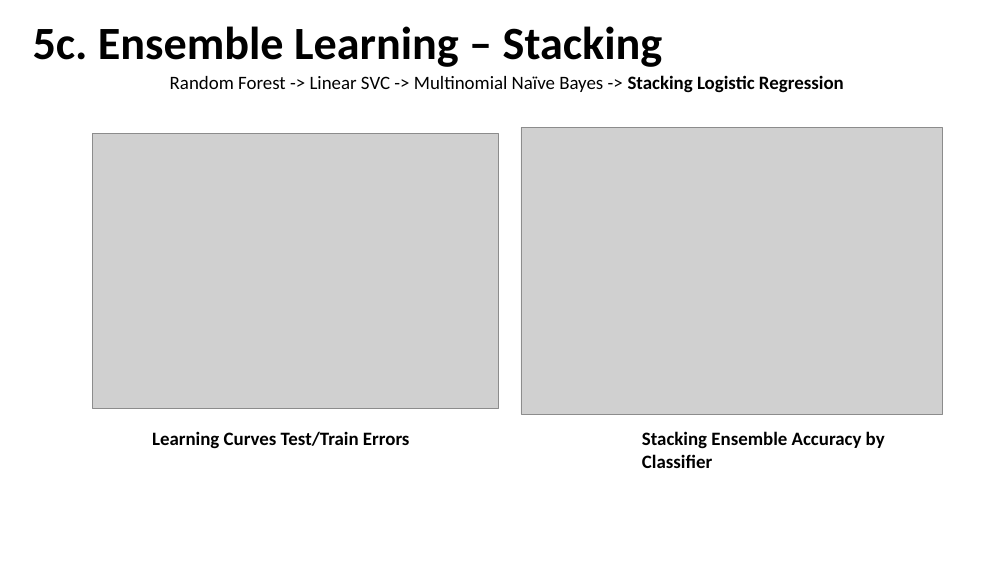
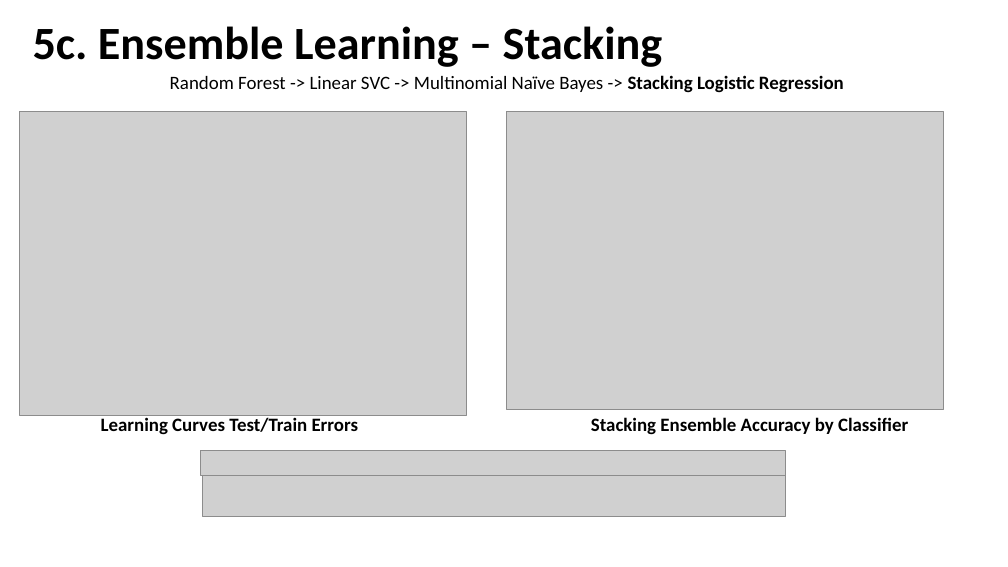
Before and after one commit to CSML1010-3-2020/NLPCourseProject, a slide deck: slide 16 of Milestone02.pptx. Drawn at 1008x567 pixels with LibreOffice and Linux fonts; fonts in the diff are those of the drawing; grey boxes stand for pictures. Boxes give left, top, right and bottom in pixels: in the first picture for what was removed or moved away, otherwise in the second. Text is boxed around its words. In the diff, an @@ line names an element or a change of style, - is before the commit and + after.

```diff
--- a/Milestone02.pptx
+++ b/Milestone02.pptx
@@ picture: place and size @@
-picture at (92, 133, 498, 408)
+picture at (20, 112, 467, 415)
@@ picture: place and size @@
-picture at (521, 128, 942, 414)
+picture at (507, 112, 944, 409)
@@ text "Learning Curves Test/Train Errors": place and size @@
-text "Learning Curves Test/Train Errors" at (152, 431, 410, 449)
+text "Learning Curves Test/Train Errors" at (101, 417, 359, 435)
@@ text "Stacking Ensemble Accuracy by Classifier" rewrapped from (642, 431, 885, 468) to (591, 417, 908, 435) @@
@@ picture added at (200, 451, 786, 476) @@
@@ picture added at (203, 468, 786, 517) @@
```
Also in this commit, not shown: 8 other slides changed.
